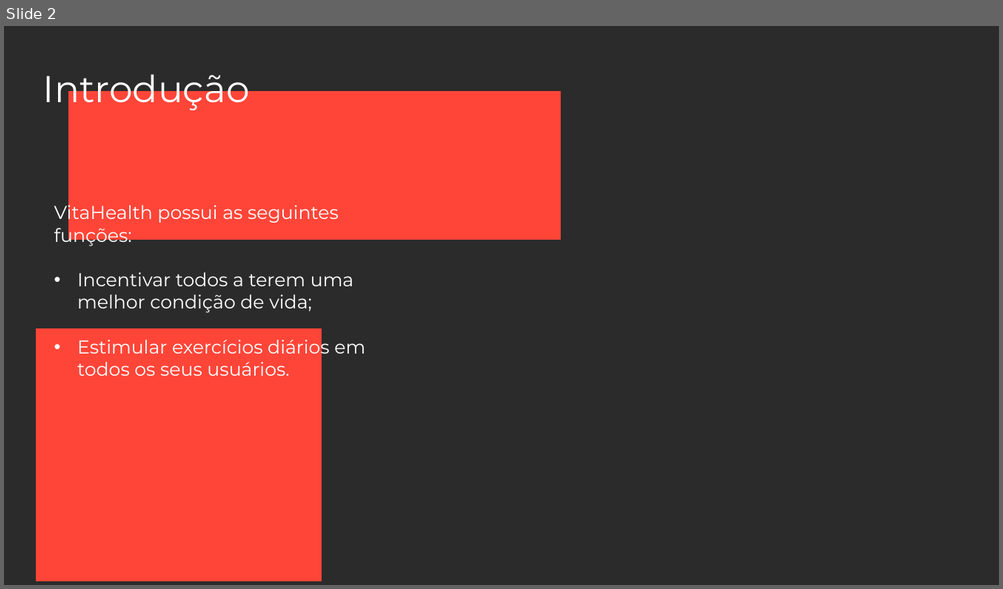
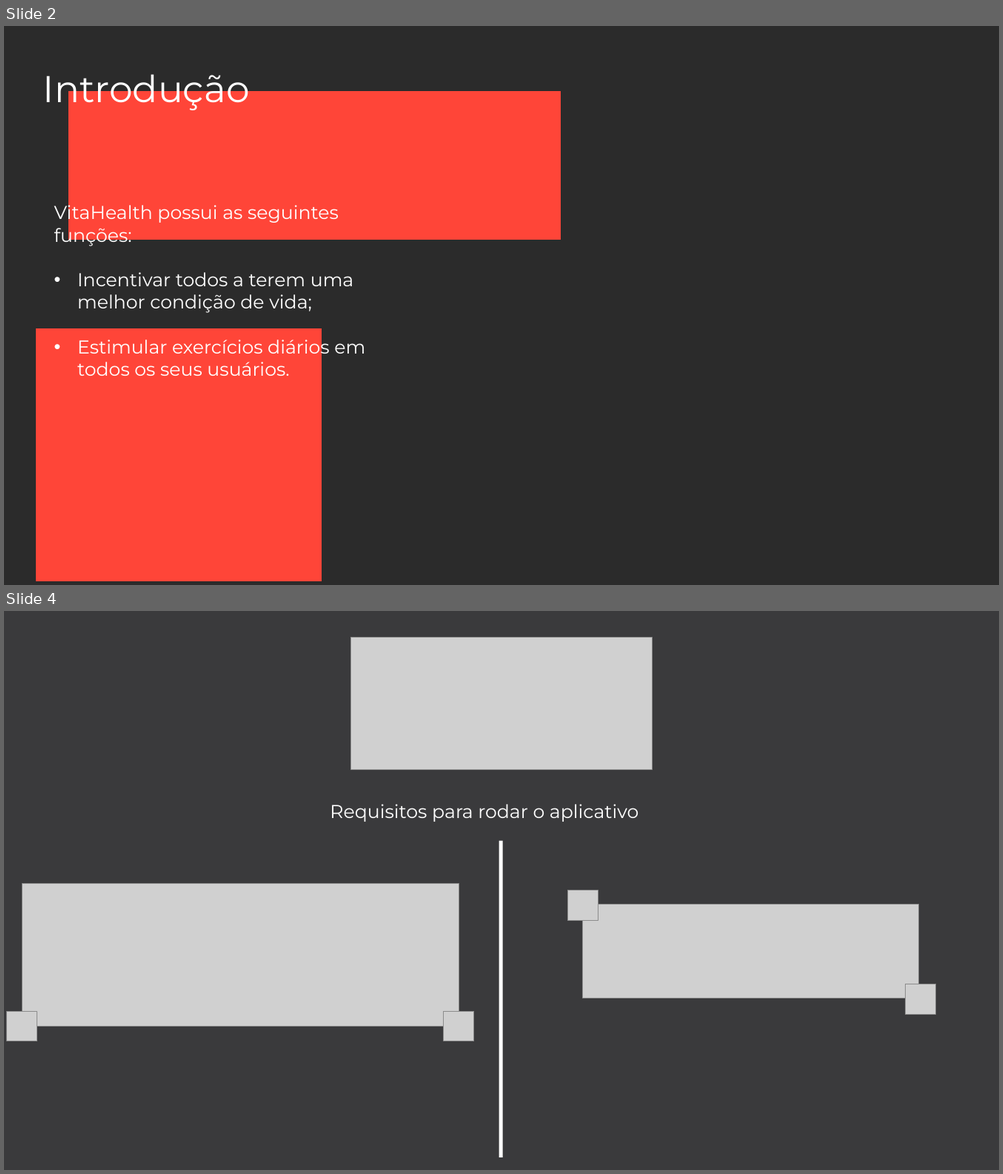
Before and after one commit to mrguisamuel/workshop_mobile, a slide deck: apresentacao/Guilherme_Samuel_dos_Santos_SP_Apresentacao.pptx. Shown one above the other, each under a label of ours: slide 2 before the commit, slides 2 and 4 after it; the slides between them are not shown. The pictures are 1003x589 and 1003x1174 pixels, drawn with LibreOffice and Linux fonts; fonts in the diff are those of the drawing; grey boxes stand for pictures; background and template pictures are left out; a plain dark background stands for a picture behind light text. Boxes give left, top, right and bottom in pixels: in the first picture for what was removed or moved away, otherwise in the second. Text is boxed around its words. In the diff, an @@ line names an element or a change of style, - is before the commit and + after.

Commit message:
base da apresentação concluída (com transições e decorações)
Base do que é necessário para a apresentação das funções do aplicativo concluída

```diff
--- a/apresentacao/Guilherme_Samuel_dos_Santos_SP_Apresentacao.pptx
+++ b/apresentacao/Guilherme_Samuel_dos_Santos_SP_Apresentacao.pptx
@@ slide 4 added at box(4, 611, 999, 1170), background #FFFFFF @@
@@ rectangle added at box(4, 611, 999, 1170), fill #3A3A3C @@
@@ picture added at box(351, 637, 652, 769) @@
@@ text added at box(330, 804, 639, 822), 18 pt, text #FFFFFF @@
+Requisitos para rodar o aplicativo
@@ rectangle added at box(498, 841, 503, 1158), fill #FFFFFF @@
@@ picture added at box(22, 883, 458, 1027) @@
@@ picture added at box(568, 891, 599, 921) @@
@@ picture added at box(583, 904, 919, 998) @@
@@ picture added at box(905, 984, 936, 1014) @@
@@ picture added at box(7, 1011, 37, 1042) @@
@@ picture added at box(444, 1011, 474, 1042) @@
```
Also in this commit, not shown: 2 slides changed, 1 other slide added, 1 other file.
